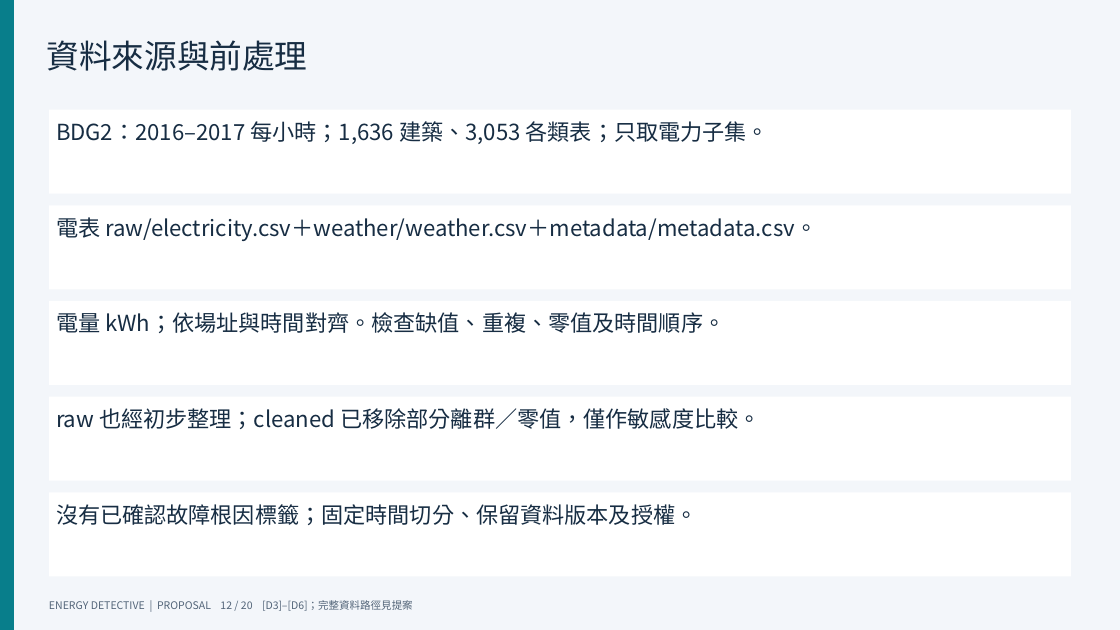
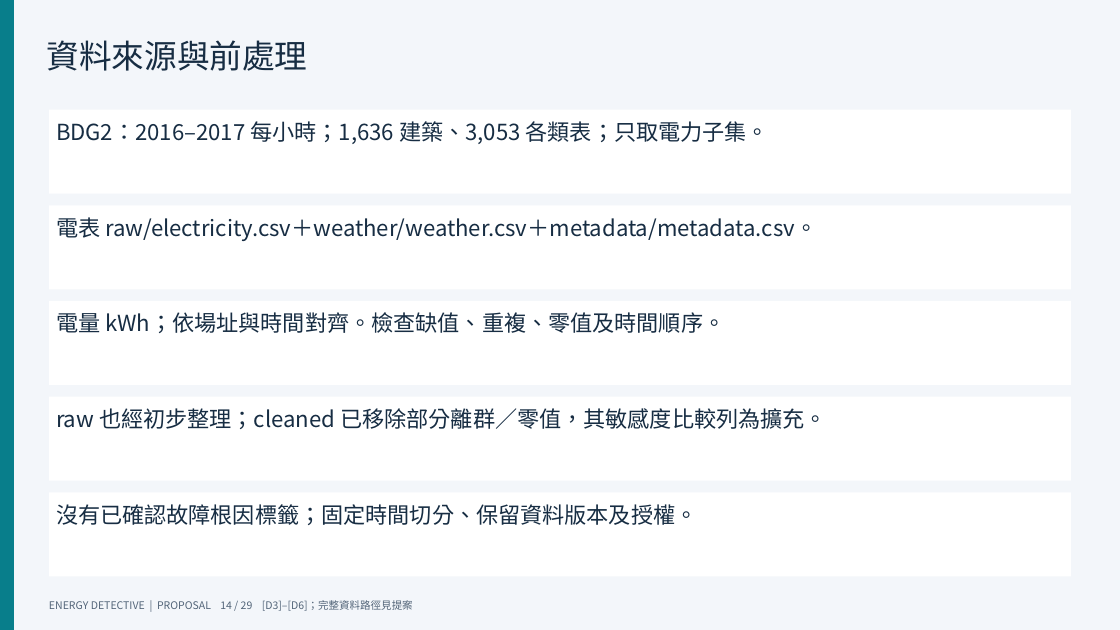
Before and after one commit to benson103081/energy-detective-agent, a slide deck: slide 14 of deliverables/Proposal.pptx (slide 12 before the commit). Drawn at 1120x630 pixels with LibreOffice and Linux fonts; fonts in the diff are those of the drawing. Boxes give left, top, right and bottom in pixels: in the first picture for what was removed or moved away, otherwise in the second. Text is boxed around its words. In the diff, an @@ line names an element or a change of style, - is before the commit and + after.

Commit message:
Complete proposal evaluation protocol and reproducible deliverables

```diff
--- a/deliverables/Proposal.pptx
+++ b/deliverables/Proposal.pptx
@@ text in rectangle at (56, 408, 827, 429): text changed @@
-raw 也經初步整理；cleaned 已移除部分離群／零值，僅作敏感度比較。
+raw 也經初步整理；cleaned 已移除部分離群／零值，其敏感度比較列為擴充。
@@ text at (49, 600, 413, 611): text changed @@
-ENERGY DETECTIVE | PROPOSAL 12 / 20 [D3]–[D6]；完整資料路徑見提案
+ENERGY DETECTIVE | PROPOSAL 14 / 29 [D3]–[D6]；完整資料路徑見提案
```
Also in this commit, not shown: 19 other slides changed, 9 slides added, 20 other files.
